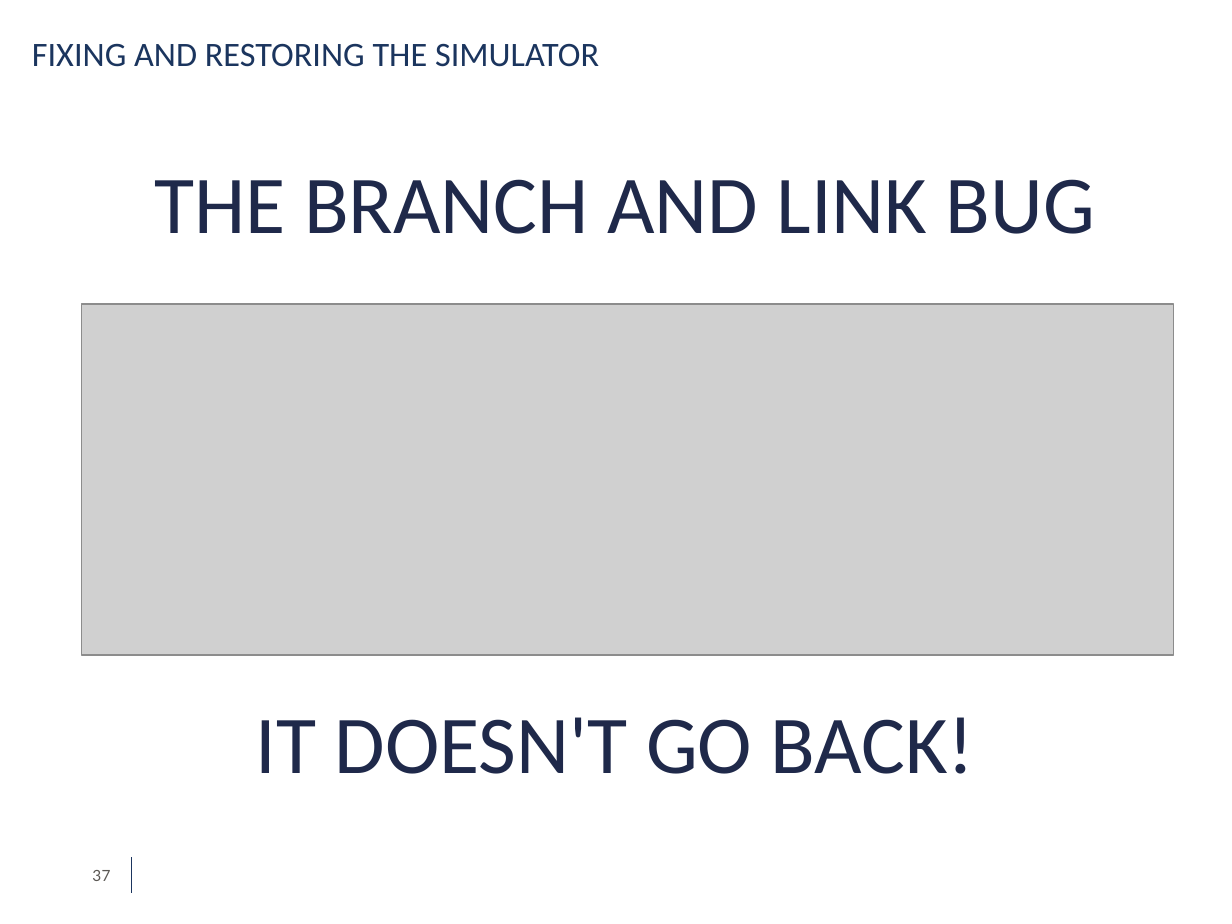
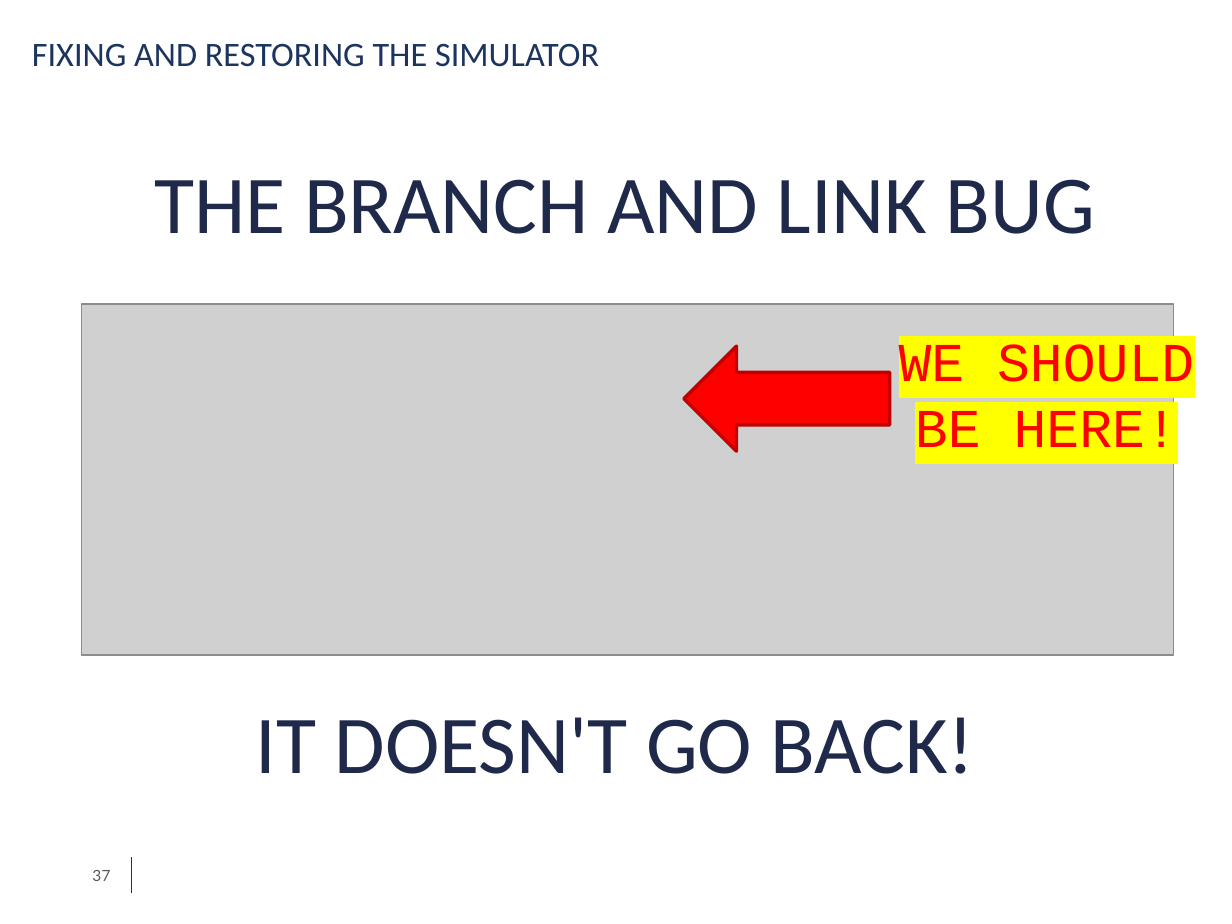
Before and after one commit to simdeistud/bachelors-thesis, a slide deck: slide 37 of SlidesDeiana4_3 -ABRIDGED.pptx. Drawn at 1232x924 pixels with LibreOffice and Linux fonts; fonts in the diff are those of the drawing; grey boxes stand for pictures; background and template pictures are left out. Boxes give left, top, right and bottom in pixels: in the first picture for what was removed or moved away, otherwise in the second. Text is boxed around its words. In the diff, an @@ line names an element or a change of style, - is before the commit and + after.

```diff
--- a/SlidesDeiana4_3 -ABRIDGED.pptx
+++ b/SlidesDeiana4_3 -ABRIDGED.pptx
@@ right arrow added at box(684, 346, 890, 451), fill #FF0000, outline #C00000 2 pt @@
@@ text added at box(899, 344, 1194, 447), 32 pt, text #FF0000 @@
+WE SHOULD
+BE HERE!
```
Also in this commit, not shown: 9 other slides changed, 1 slide added, 1 other file.
